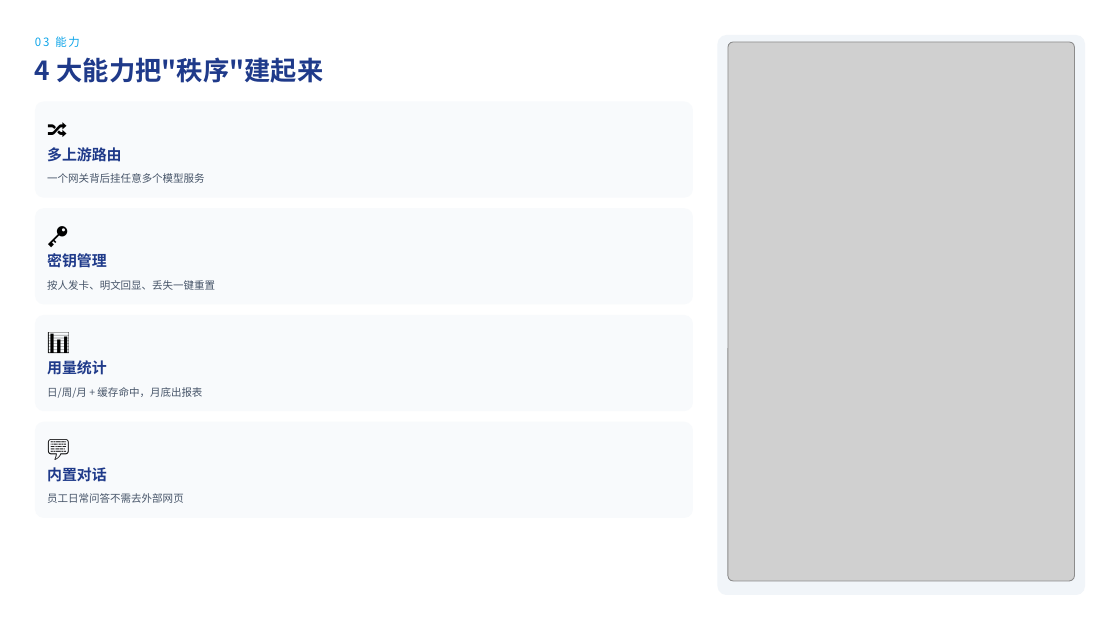
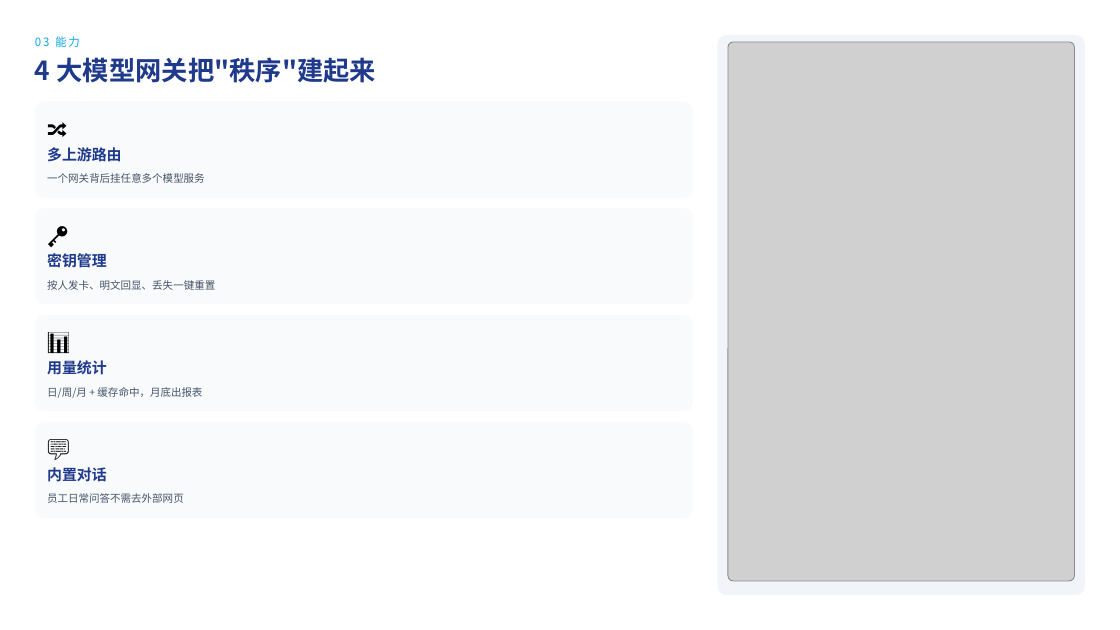
Before and after one commit to boonya-hrgk/llm-api-gateway, a slide deck: slide 9 of docs/llm-api-gateway汇报/AI网关如何在企业中实现大模型自动化编程落地.pptx (slide 7 before the commit). Drawn at 1120x630 pixels with LibreOffice and Linux fonts; fonts in the diff are those of the drawing; grey boxes stand for pictures. Boxes give left, top, right and bottom in pixels: in the first picture for what was removed or moved away, otherwise in the second. Text is boxed around its words. In the diff, an @@ line names an element or a change of style, - is before the commit and + after.

```diff
--- a/docs/llm-api-gateway汇报/AI网关如何在企业中实现大模型自动化编程落地.pptx
+++ b/docs/llm-api-gateway汇报/AI网关如何在企业中实现大模型自动化编程落地.pptx
@@ text at (35, 57, 376, 83): text changed @@
-4 大能力把"秩序"建起来
+4 大模型网关把"秩序"建起来
```
Also in this commit, not shown: 7 other slides changed, 4 slides added, 19 other files.
